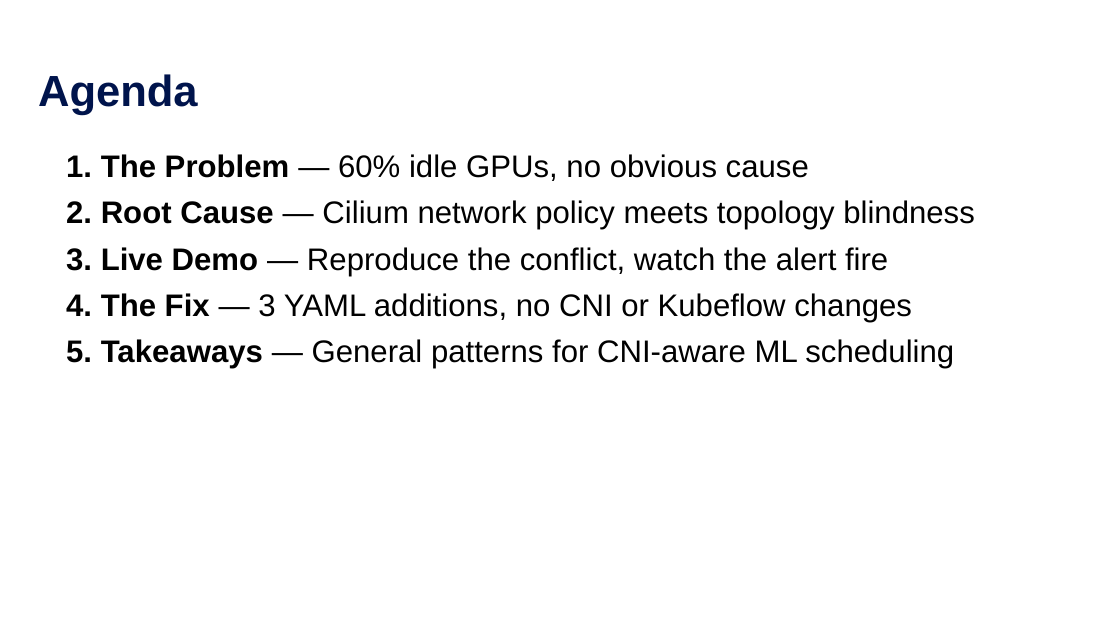
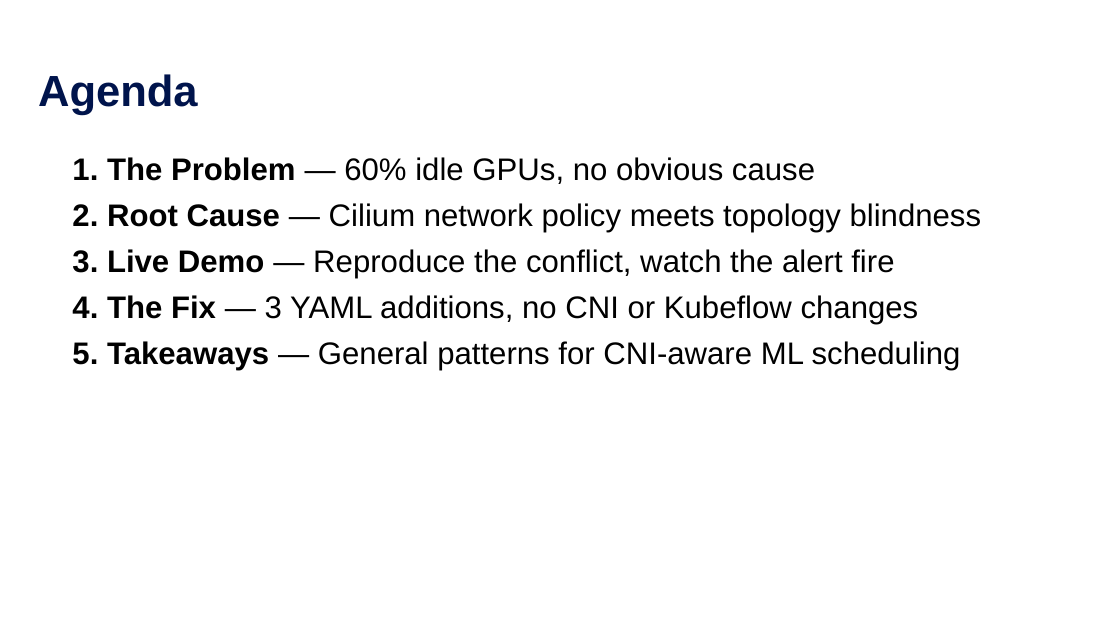
Before and after one commit to ram2valar/kubeflow-cilium-lab, a slide deck: slide 2 of kubecon-india-2026-kubeflow-cilium.pptx. Drawn at 1120x630 pixels with LibreOffice and Linux fonts; fonts in the diff are those of the drawing; background and template pictures are left out. Boxes give left, top, right and bottom in pixels: in the first picture for what was removed or moved away, otherwise in the second. Text is boxed around its words. In the diff, an @@ line names an element or a change of style, - is before the commit and + after.

```diff
--- a/kubecon-india-2026-kubeflow-cilium.pptx
+++ b/kubecon-india-2026-kubeflow-cilium.pptx
@@ text "1. The Problem — 60% ...": place and size @@
-text "1. The Problem — 60% ..." at (66, 154, 975, 368)
+text "1. The Problem — 60% ..." at (72, 157, 982, 370)
```
Also in this commit, not shown: 10 other slides changed, 5 slides added, 3 slides removed.
